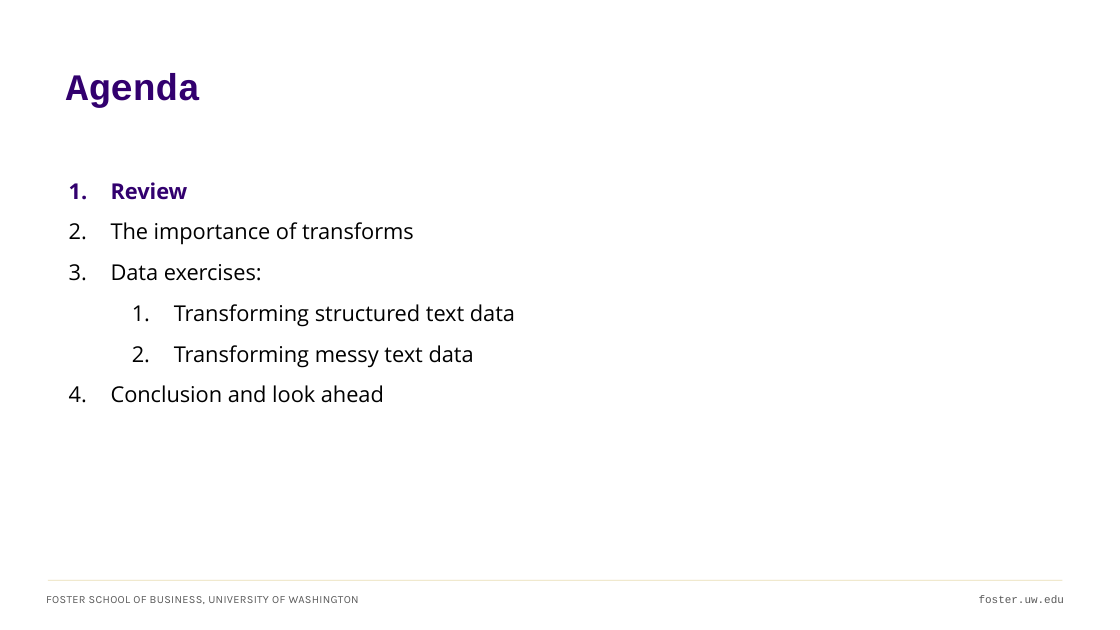
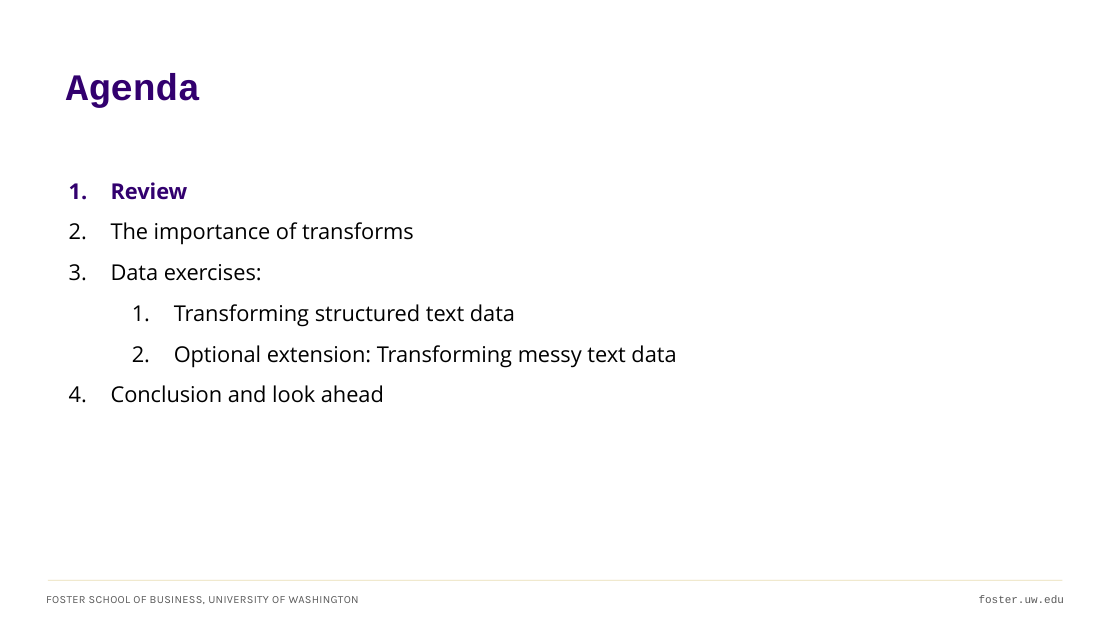
Before and after one commit to ashercurtis/slides.io, a slide deck: slide 2 of ACCTG320/ACCTG320Class04_2026.pptx. Drawn at 1120x630 pixels with LibreOffice and Linux fonts; fonts in the diff are those of the drawing. Boxes give left, top, right and bottom in pixels: in the first picture for what was removed or moved away, otherwise in the second. Text is boxed around its words. In the diff, an @@ line names an element or a change of style, - is before the commit and + after.

```diff
--- a/ACCTG320/ACCTG320Class04_2026.pptx
+++ b/ACCTG320/ACCTG320Class04_2026.pptx
@@ text at <box>174,345,676,368</box>: text changed @@
-  2. Transforming messy text data
+  2. Optional extension: Transforming messy text data
```
Also in this commit, not shown: 5 other slides changed, 2 slides added, 2 slides removed, 2 other files.
